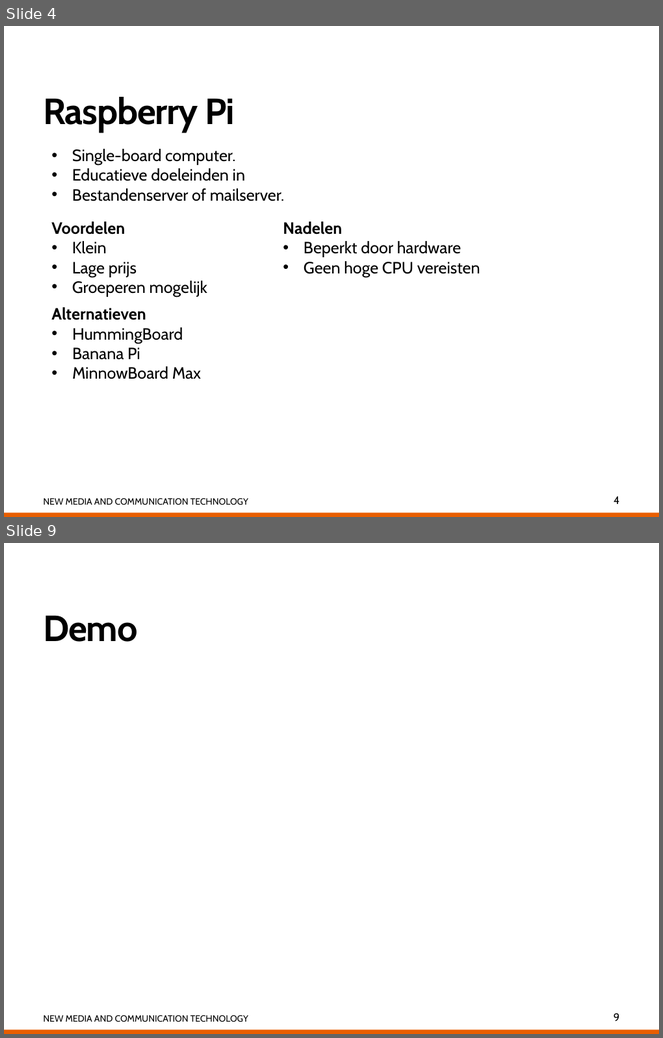
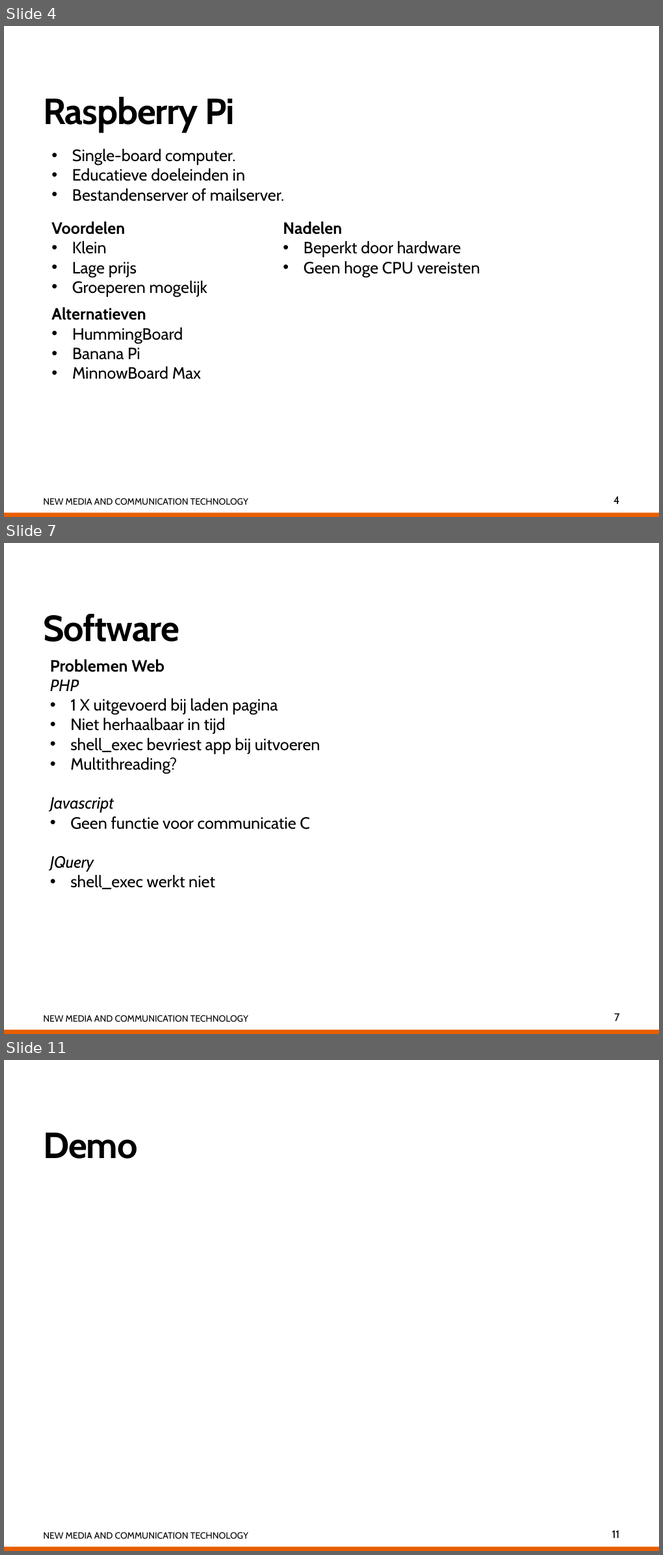
Before and after one commit to alisio92/RGBLed, a slide deck: RGBLed/RGB Led met Raspberry Pi.pptx. Shown one above the other, each under a label of ours: slides 4 and 9 before the commit, slides 4, 7 and 11 after it; the slides between them are not shown. The pictures are 663x1038 and 663x1555 pixels, drawn with LibreOffice and Linux fonts; fonts in the diff are those of the drawing. Boxes give left, top, right and bottom in pixels: in the first picture for what was removed or moved away, otherwise in the second. Text is boxed around its words. In the diff, an @@ line names an element or a change of style, - is before the commit and + after.

```diff
--- a/RGBLed/RGB Led met Raspberry Pi.pptx
+++ b/RGBLed/RGB Led met Raspberry Pi.pptx
@@ slide 7 added at (4, 543, 659, 1034), background #FFFFFF; not listed: 2 template elements that a slide beside it also shows @@
@@ title added at (43, 614, 180, 642), 40 pt, text #000000, bold @@
+Software
@@ text added at (50, 659, 321, 889), 18 pt, text #000000 @@
+Problemen Web
+PHP
+• 1 X uitgevoerd bij laden pagina
+• Niet herhaalbaar in tijd
+• shell_exec bevriest app bij uitvoeren
+• Multithreading?
+Javascript
+• Geen functie voor communicatie C
+JQuery
+• shell_exec werkt niet
@@ page number added at (614, 1014, 620, 1021), 12 pt, text #000000 @@
+7
@@ what was slide 9 is now slide 11 @@
@@ page number at (612, 1531, 620, 1538): text changed @@
-9
+11
```
Also in this commit, not shown: 2 slides changed, 5 other slides added, 3 slides removed, 9 other files.
